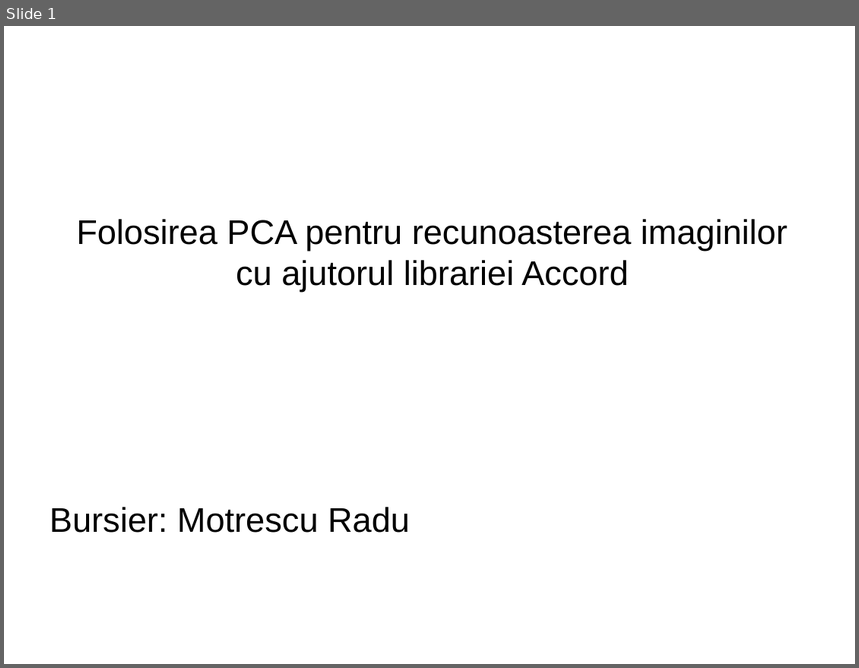
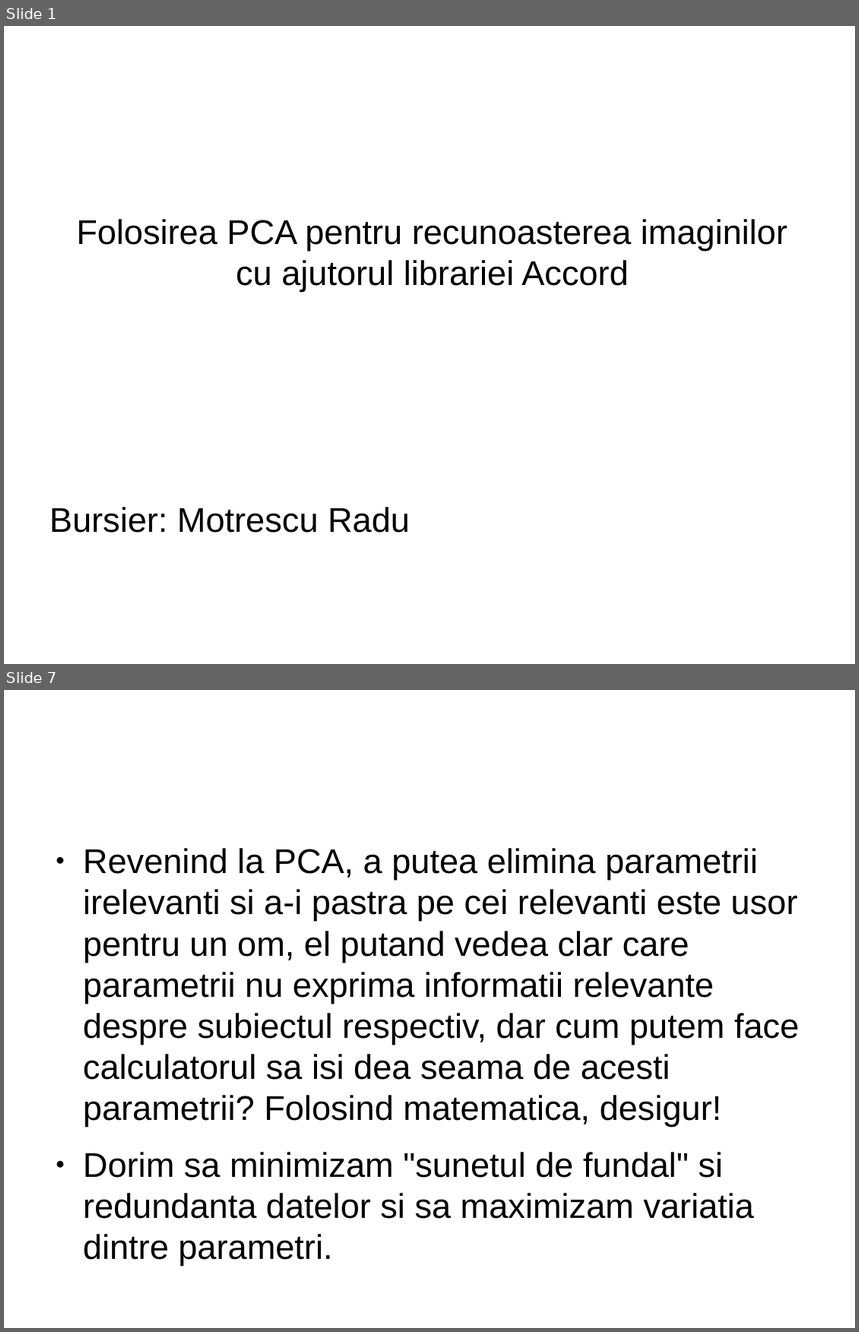
Before and after one commit to radumotrescu/SiemensDiscoverIT, a slide deck: PCA Presentation.odp. Shown one above the other, each under a label of ours: slide 1 before the commit, slides 1 and 7 after it; the slides between them are not shown. The pictures are 859x668 and 859x1332 pixels, drawn with LibreOffice and Linux fonts; fonts in the diff are those of the drawing. Boxes give left, top, right and bottom in pixels: in the first picture for what was removed or moved away, otherwise in the second. Text is boxed around its words. In the diff, an @@ line names an element or a change of style, - is before the commit and + after.

```diff
--- a/PCA Presentation.odp
+++ b/PCA Presentation.odp
@@ slide 7 added at (x1=4, y1=690, x2=855, y2=1328), background #FFFFFF @@
@@ text added at (x1=83, y1=848, x2=799, y2=1219), 32 pt, text #000000 @@
+● Revenind la PCA, a putea elimina parametrii irelevanti si a-i pastra pe cei relevanti este usor pentru un om, el putand vedea clar care parametrii nu exprima informatii relevante despre subiectul respectiv, dar cum putem face calculatorul sa isi dea seama de acesti parametrii? Folosind matematica, desigur!
+● Dorim sa minimizam "sunetul de fundal" si redundanta datelor si sa maximizam variatia dintre parametri.
```
Also in this commit, not shown: 19 other slides added, 1 slide removed, 4 other files.
